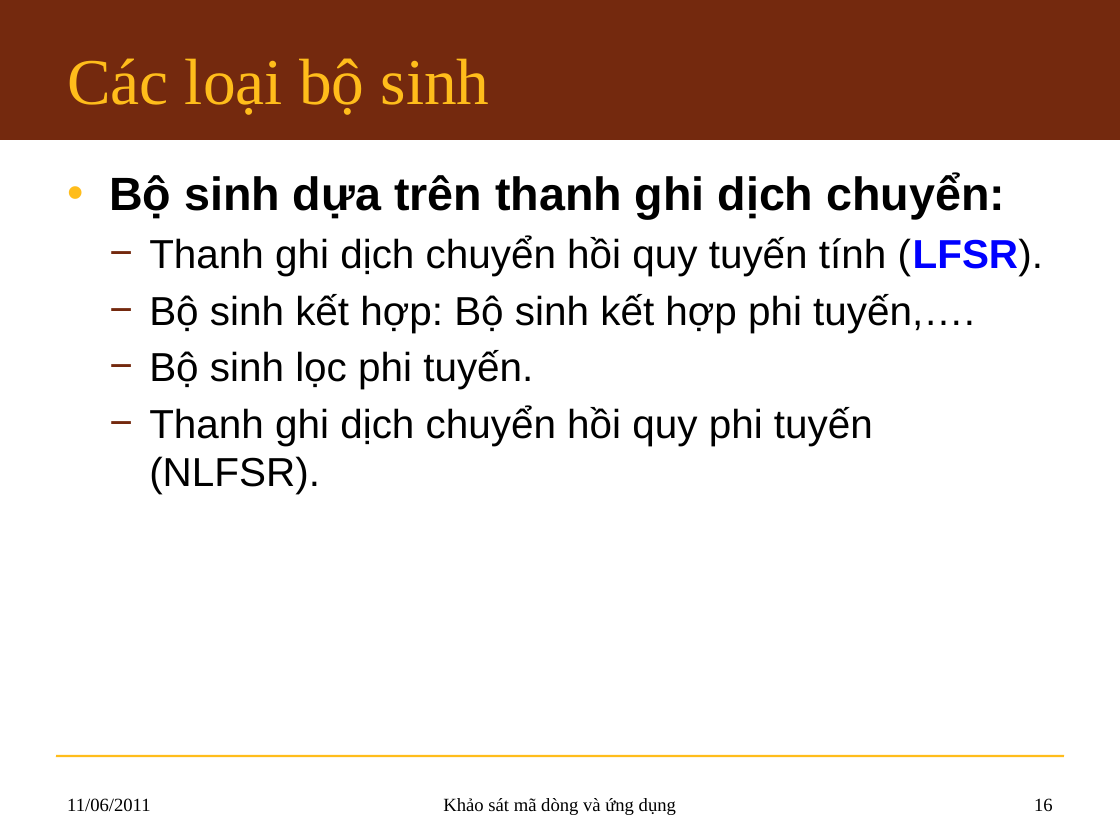
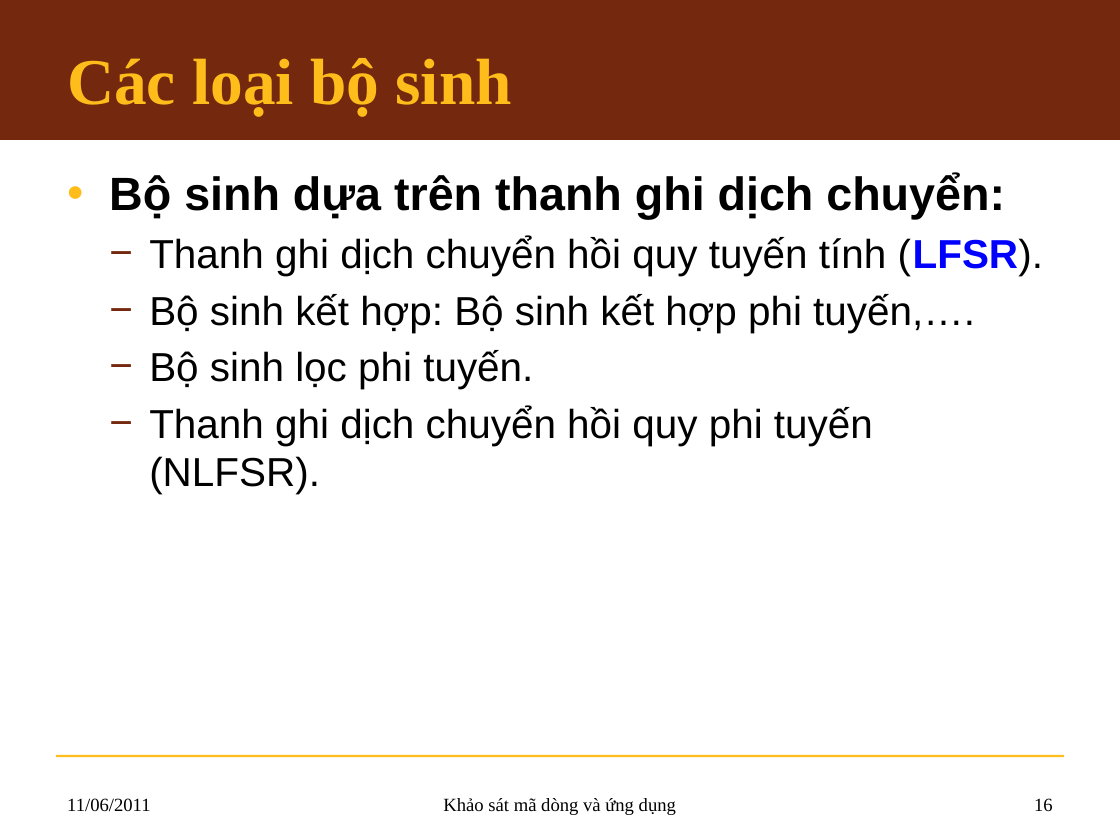
Before and after one commit to hemprasad/lvmm-sc, a slide deck: slide 16 of 7.Slide/KLTN_Slide.pptx. Drawn at 1120x840 pixels with LibreOffice and Linux fonts; fonts in the diff are those of the drawing; background and template pictures are left out. Boxes give left, top, right and bottom in pixels: in the first picture for what was removed or moved away, otherwise in the second. Text is boxed around its words. In the diff, an @@ line names an element or a change of style, - is before the commit and + after.

```diff
--- a/7.Slide/KLTN_Slide.pptx
+++ b/7.Slide/KLTN_Slide.pptx
@@ title "Các loại bộ sinh" at [67, 58, 512, 117]: bold on @@
```
Also in this commit, not shown: 35 other slides changed, 6 slides added.
